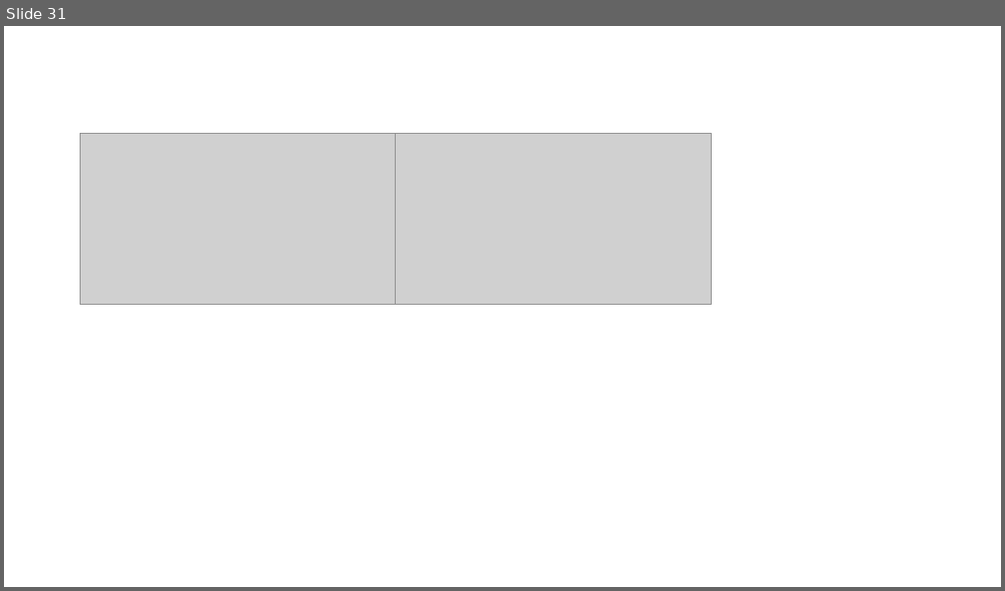
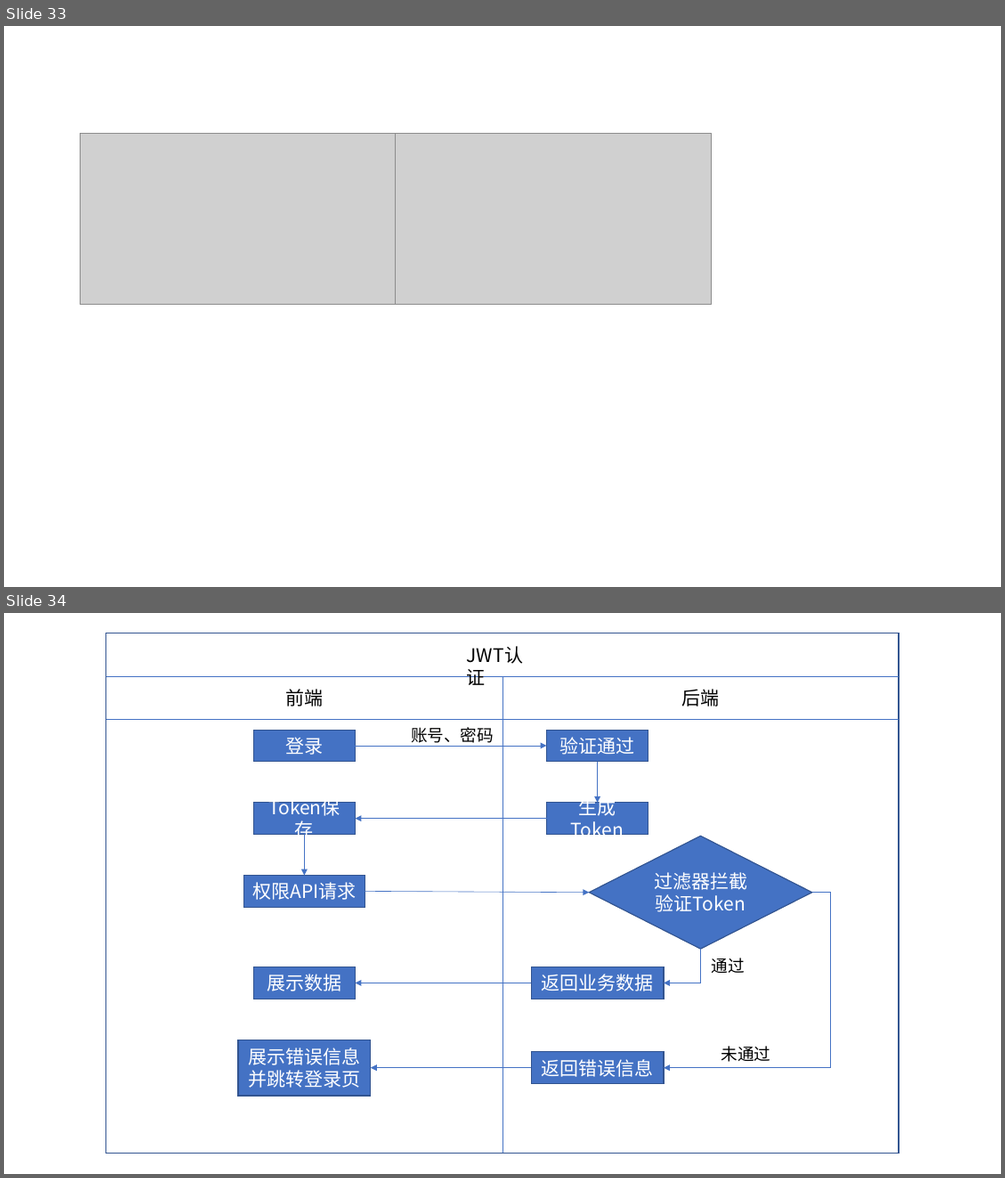
Before and after one commit to WutBottle/2021dissertation, a slide deck: 论文涉及图片.pptx. Shown one above the other, each under a label of ours: slide 31 before the commit, slides 33 and 34 after it. The pictures are 1005x591 and 1005x1178 pixels, drawn with LibreOffice and Linux fonts; fonts in the diff are those of the drawing; grey boxes stand for pictures. Boxes give left, top, right and bottom in pixels: in the first picture for what was removed or moved away, otherwise in the second. Text is boxed around its words. In the diff, an @@ line names an element or a change of style, - is before the commit and + after.

```diff
--- a/论文涉及图片.pptx
+++ b/论文涉及图片.pptx
@@ slide 34 added at [4,613,1001,1174], background #FFFFFF @@
@@ rectangle added at [106,633,899,1153], outline #325491 1 pt @@
@@ text added at [460,640,546,670], 18 pt, text #000000 @@
+JWT认证
@@ line added from (106, 676) to (899, 676), #4472C4 0.5 pt @@
@@ text added at [285,689,323,706], 18 pt, text #000000 @@
+前端
@@ line added from (502, 676) to (502, 1153), #4472C4 0.5 pt @@
@@ text added at [681,689,719,706], 18 pt, text #000000 @@
+后端
@@ line added from (106, 719) to (899, 719), #4472C4 0.5 pt @@
@@ rectangle added at [254,730,356,761], fill #4472C4, outline #325491 1 pt, 18 pt, text #FFFFFF @@
+登录
@@ arrow added from (356, 746) to (547, 746), #4472C4 0.5 pt @@
@@ text added at [411,727,494,743], 16 pt, text #000000 @@
+账号、密码
@@ rectangle added at [547,730,648,761], fill #4472C4, outline #325491 1 pt, 18 pt, text #FFFFFF @@
+验证通过
@@ arrow added from (598, 762) to (598, 803), #4472C4 0.5 pt @@
@@ rectangle added at [254,803,356,834], fill #4472C4, outline #325491 1 pt, 18 pt, text #FFFFFF @@
+Token保存
@@ arrow added from (547, 819) to (356, 819), #4472C4 0.5 pt @@
@@ rectangle added at [547,803,648,834], fill #4472C4, outline #325491 1 pt, 18 pt, text #FFFFFF @@
+生成Token
@@ arrow added from (305, 835) to (305, 876), #4472C4 0.5 pt @@
@@ diamond added at [589,835,811,949], fill #4472C4, outline #325491 1 pt, 18 pt, text #FFFFFF @@
+过滤器拦截验证Token
@@ rectangle added at [244,876,364,907], fill #4472C4, outline #325491 1 pt, 18 pt, text #FFFFFF @@
+权限API请求
@@ arrow added from (364, 892) to (589, 892), #4472C4 0.5 pt @@
@@ elbow arrow added from (812, 892) to (663, 1068), #4472C4 0.5 pt @@
@@ elbow arrow added from (701, 949) to (663, 983), #4472C4 0.5 pt @@
@@ text added at [712,957,744,973], 16 pt, text #000000 @@
+通过
@@ rectangle added at [254,966,356,998], fill #4472C4, outline #325491 1 pt, 18 pt, text #FFFFFF @@
+展示数据
@@ arrow added from (531, 983) to (356, 983), #4472C4 0.5 pt @@
@@ rectangle added at [531,966,663,998], fill #4472C4, outline #325491 1 pt, 18 pt, text #FFFFFF @@
+返回业务数据
@@ rectangle added at [238,1040,371,1096], fill #4472C4, outline #325491 1 pt, 18 pt, text #FFFFFF @@
+展示错误信息
+并跳转登录页
@@ rectangle added at [531,1052,663,1083], fill #4472C4, outline #325491 1 pt, 18 pt, text #FFFFFF @@
+返回错误信息
@@ text added at [721,1046,771,1062], 16 pt, text #000000 @@
+未通过
@@ arrow added from (531, 1068) to (371, 1068), #4472C4 0.5 pt @@
@@ what was slide 31 is now slide 33 @@
```
Also in this commit, not shown: 2 other slides added, 1 other file.
